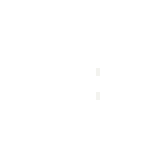
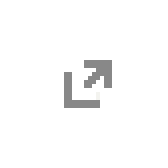
Comparing the layer stacks of the two (168, 168) images. Changes:
showed "link" over (64, 60, 112, 108)
